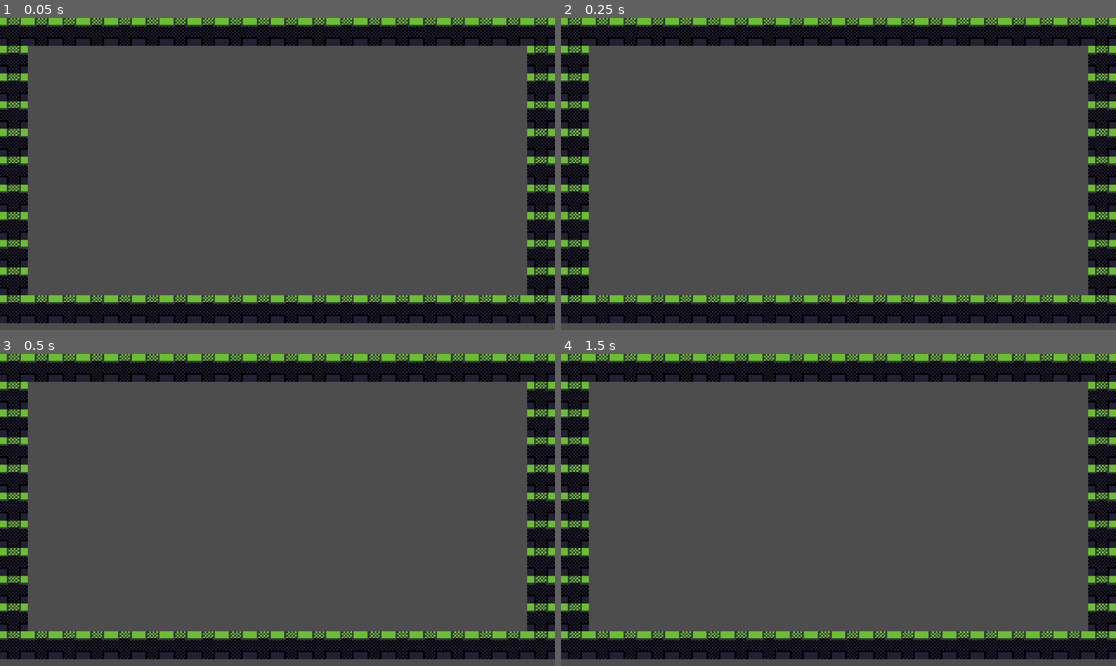
Above: before the commit, frames 1-4 (two rows, left to right).
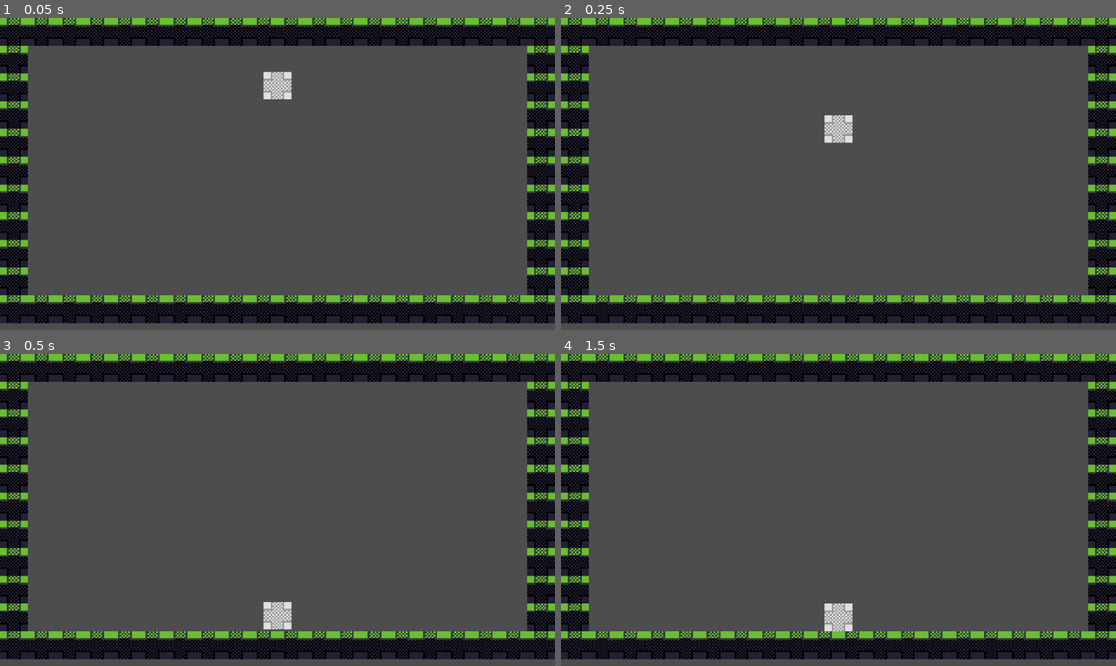
Above: after the commit, the same moments.

Repository: rtyh12/pixel-platformer
Game: Godot game, scene res://main.tscn
The game is run twice, just before and just after one commit, with the same random seed, the same clock (stepped at 60 frames per second) and the same inputs.
Inputs:
- Up to frame 1 (0.05 s): no input
- Up to frame 2 (0.25 s): no input
- Up to frame 3 (0.5 s): no input
- Up to frame 4 (1.5 s): tap Enter at 1.25 s

The runs differ from the first frame. In frame 1, 0.5% of the frame differs, in the area x 47-53%, y 17-27%; in frame 2, 0.5%; in frame 3, 0.5%; in frame 4, 0.5%.

Commit message:
Add movement interpolation

Diff:
--- a/project.godot
+++ b/project.godot
@@ -28,6 +28,10 @@
 ]
 }
 
+[physics]
+
+common/physics_ticks_per_second=120
+
 [rendering]
 
 textures/canvas_textures/default_texture_filter=0
--- a/scenes/levels/level1.tscn
+++ b/scenes/levels/level1.tscn
@@ -1,6 +1,11 @@
-[gd_scene load_steps=2 format=3 uid="uid://ehoo8k687eur"]
+[gd_scene load_steps=5 format=3 uid="uid://ehoo8k687eur"]
 
 [ext_resource type="TileSet" uid="uid://cn817023t57j3" path="res://tiles/new_tile_set.tres" id="1_ycfgg"]
+[ext_resource type="Texture2D" uid="uid://dlkf8ebhp7wfx" path="res://textures/box-placeholder.png" id="2_uiuiw"]
+[ext_resource type="Script" path="res://scripts/SnapSprite.gd" id="3_qcxtl"]
+
+[sub_resource type="RectangleShape2D" id="RectangleShape2D_2vd6x"]
+size = Vector2(16, 16)
 
 [node name="level1" type="Node2D"]
 position = Vector2(16, 0)
@@ -9,3 +14,17 @@
 tile_set = ExtResource("1_ycfgg")
 format = 2
 layer_0/tile_data = PackedInt32Array(0, 0, 0, 3, 0, 0, 2, 0, 0, 1, 0, 0, 131071, 0, 0, 196607, 0, 0, 262143, 0, 0, 3276 …(641 unchanged characters)…
+
+[node name="Node2D" type="Node2D" parent="."]
+
+[node name="Sprite2D" type="Sprite2D" parent="Node2D"]
+position = Vector2(144, 38)
+texture = ExtResource("2_uiuiw")
+script = ExtResource("3_qcxtl")
+
+[node name="RigidBody2D" type="RigidBody2D" parent="Node2D"]
+position = Vector2(144, 38)
+can_sleep = false
+
+[node name="CollisionShape2D" type="CollisionShape2D" parent="Node2D/RigidBody2D"]
+shape = SubResource("RectangleShape2D_2vd6x")
--- a/scripts/FillScreen.gd
+++ b/scripts/FillScreen.gd
@@ -6,7 +6,6 @@
 
 func _ready():
 	pivot_offset = 0.5 * game_resolution
-	print(pivot_offset)
 
 	get_tree().root.connect("size_changed", _on_viewport_size_changed)
 	_on_viewport_size_changed()
--- /dev/null
+++ b/scripts/SnapSprite.gd
@@ -0,0 +1,21 @@
+extends Sprite2D
+
+
+var rb: RigidBody2D
+var target_offset: Vector2i
+
+var rb_position_last_frame: Vector2
+var rb_position_this_frame: Vector2
+
+func _ready():
+	rb = get_node("../RigidBody2D")
+	target_offset = position - rb.position
+
+func _physics_process(delta):
+	rb_position_last_frame = rb_position_this_frame
+	rb_position_this_frame = rb.position
+
+func _process(delta):
+	var pif = Engine.get_physics_interpolation_fraction()
+	var interp = (1 - pif) * rb_position_last_frame + pif * rb.position
+	position = Vector2i(interp.round()) + target_offset
--- a/tiles/new_tile_set.tres
+++ b/tiles/new_tile_set.tres
@@ -1,10 +1,14 @@
 [gd_resource type="TileSet" load_steps=3 format=3 uid="uid://cn817023t57j3"]
 
-[ext_resource type="Texture2D" uid="uid://xuar0icnxk52" path="res://sprites/ground-placeholder.png" id="1_1hxse"]
+[ext_resource type="Texture2D" uid="uid://xuar0icnxk52" path="res://textures/ground-placeholder.png" id="1_dxbfs"]
 
 [sub_resource type="TileSetAtlasSource" id="TileSetAtlasSource_4skwn"]
-texture = ExtResource("1_1hxse")
+texture = ExtResource("1_dxbfs")
 0:0/0 = 0
+0:0/0/physics_layer_0/linear_velocity = Vector2(0, 0)
+0:0/0/physics_layer_0/angular_velocity = 0.0
+0:0/0/physics_layer_0/polygon_0/points = PackedVector2Array(-8, -8, 8, -8, 8, 8, -8, 8)
 
 [resource]
+physics_layer_0/collision_layer = 1
 sources/0 = SubResource("TileSetAtlasSource_4skwn")
Renamed: sprites/box-placeholder.png -> textures/box-placeholder.png
Not shown, changed: textures/box-placeholder.png.import
Renamed: sprites/ground-placeholder.png -> textures/ground-placeholder.png
Not shown, changed: textures/ground-placeholder.png.import
Renamed: sprites/player-placeholder.png -> textures/player-placeholder.png
Not shown, changed: textures/player-placeholder.png.import
